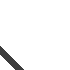
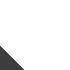
Before/after of a 70px x 70px layered artwork. What changed in the layer stack:
painted on "6" over box(0, 55, 15, 70)
